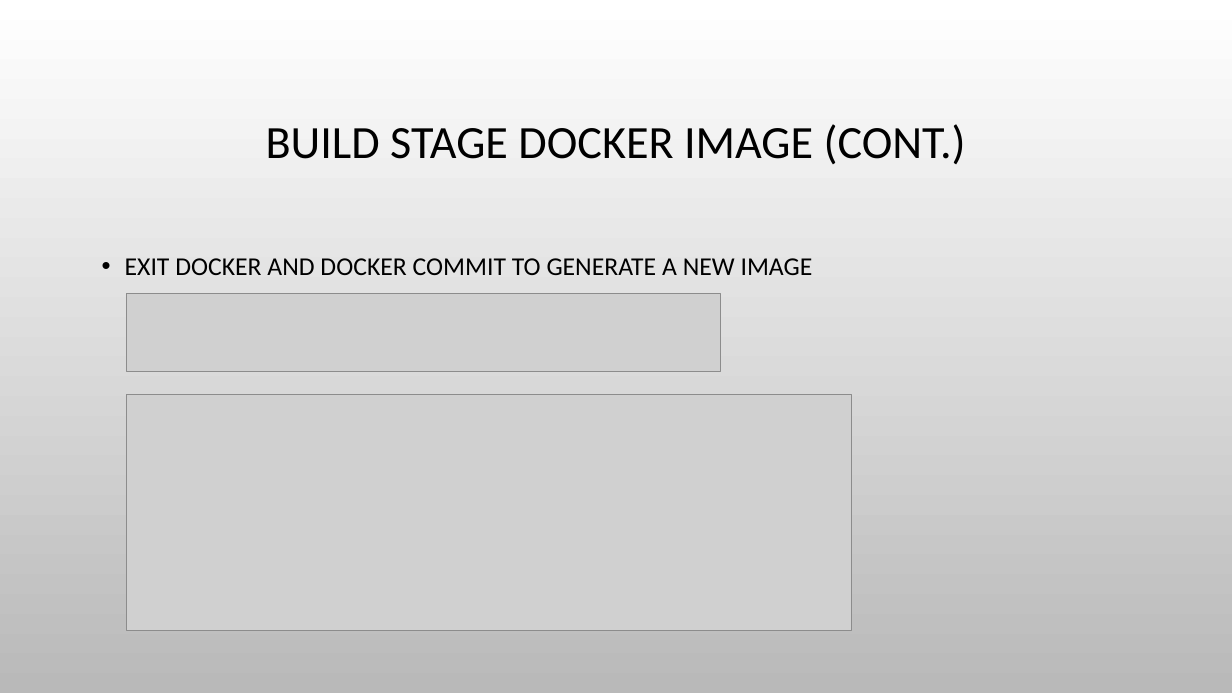
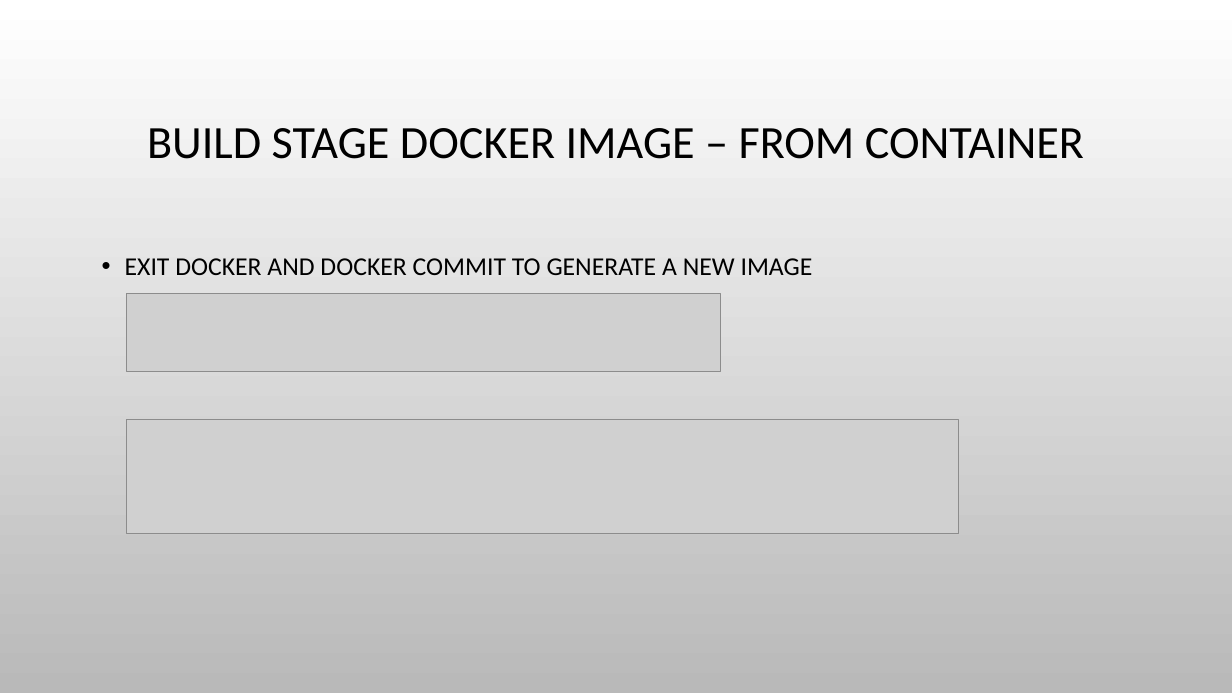
Before and after one commit to haixiang1977/iris, a slide deck: slide 23 of Docker Practice.pptx (slide 20 before the commit). Drawn at 1232x693 pixels with LibreOffice and Linux fonts; fonts in the diff are those of the drawing; grey boxes stand for pictures; background and template pictures are left out. Boxes give left, top, right and bottom in pixels: in the first picture for what was removed or moved away, otherwise in the second. Text is boxed around its words. In the diff, an @@ line names an element or a change of style, - is before the commit and + after.

Commit message:
Update the mosquitto docker

```diff
--- a/Docker Practice.pptx
+++ b/Docker Practice.pptx
@@ title at [147, 128, 1084, 159]: text changed @@
-BUILD STAGE DOCKER IMAGE (CONT.)
+BUILD STAGE DOCKER IMAGE – FROM CONTAINER
@@ picture removed at [127, 395, 852, 630] @@
@@ picture added at [127, 420, 959, 533] @@
```
Also in this commit, not shown: 8 other slides changed, 15 slides added, 1 slide removed, 2 other files.
